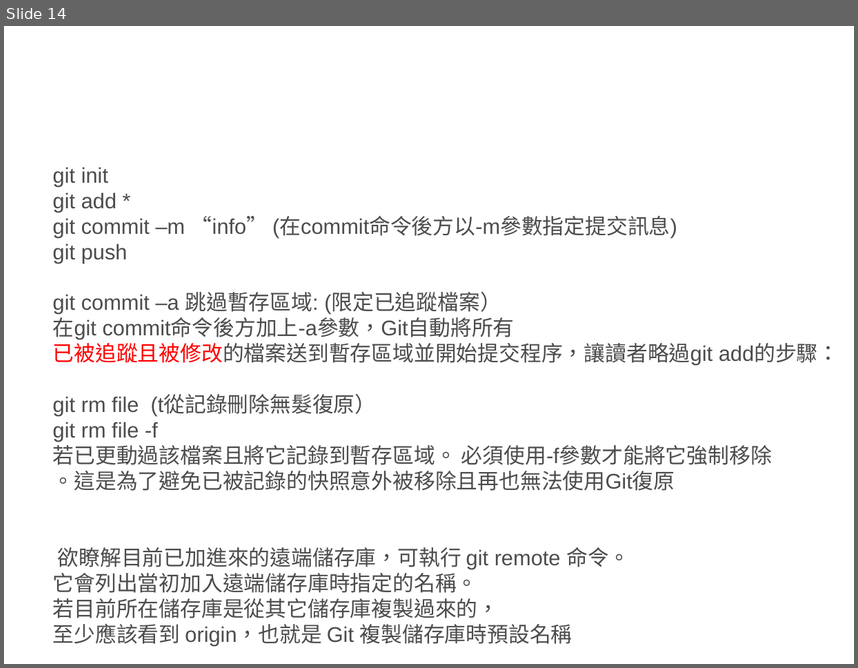
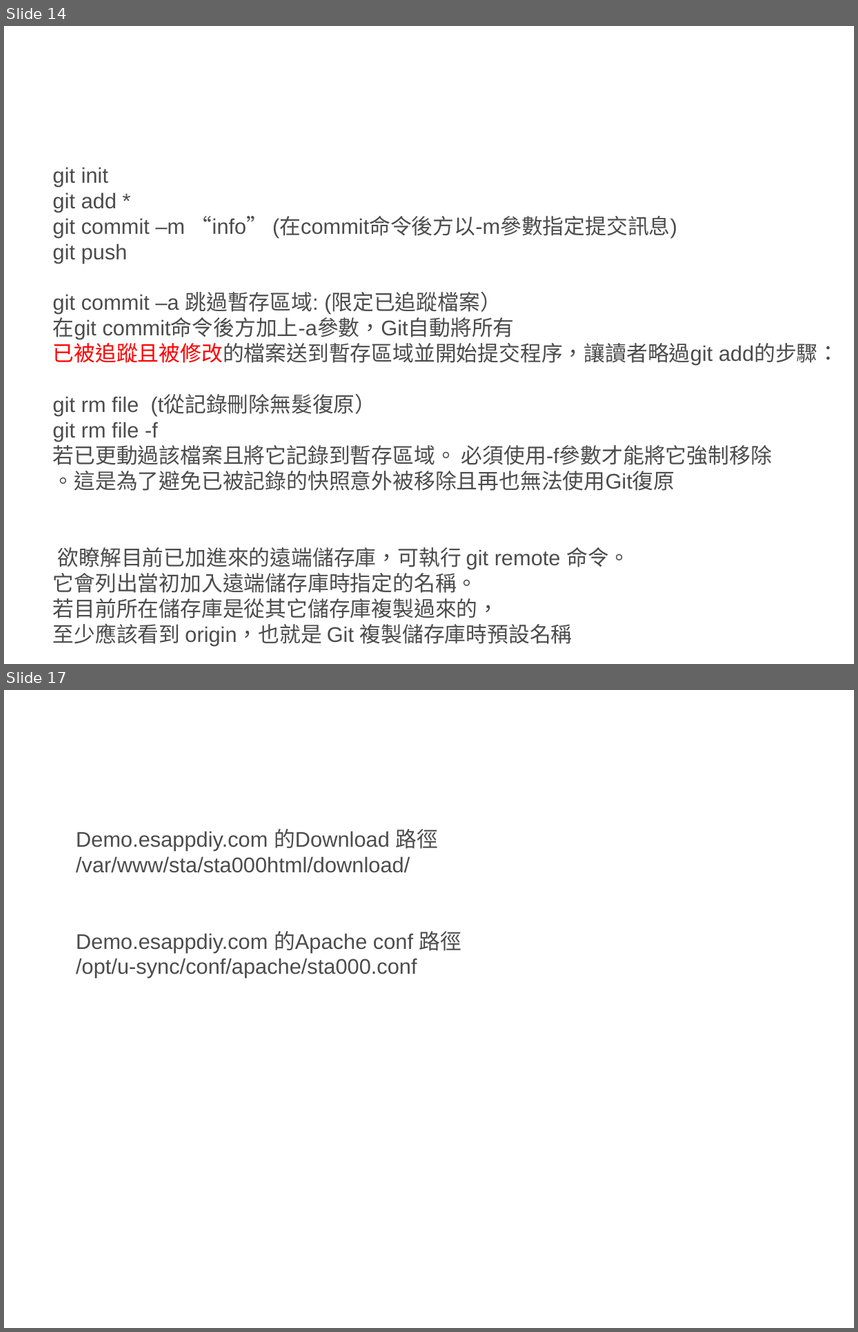
Before and after one commit to rai1872/xsync, a slide deck: 版本控制.pptx. Shown one above the other, each under a label of ours: slide 14 before the commit, slides 14 and 17 after it; the slides between them are not shown. The pictures are 858x668 and 858x1332 pixels, drawn with LibreOffice and Linux fonts; fonts in the diff are those of the drawing. Boxes give left, top, right and bottom in pixels: in the first picture for what was removed or moved away, otherwise in the second. Text is boxed around its words. In the diff, an @@ line names an element or a change of style, - is before the commit and + after.

```diff
--- a/版本控制.pptx
+++ b/版本控制.pptx
@@ slide 17 added at bbox=[4, 690, 854, 1328], background #FFFFFF @@
@@ text added at bbox=[76, 829, 462, 978], 18 pt, text #4C4C4C @@
+Demo.esappdiy.com 的Download 路徑
+/var/www/sta/sta000html/download/
+Demo.esappdiy.com 的Apache conf 路徑
+/opt/u-sync/conf/apache/sta000.conf
```
Also in this commit, not shown: 1 slide changed, 1 other slide added.
